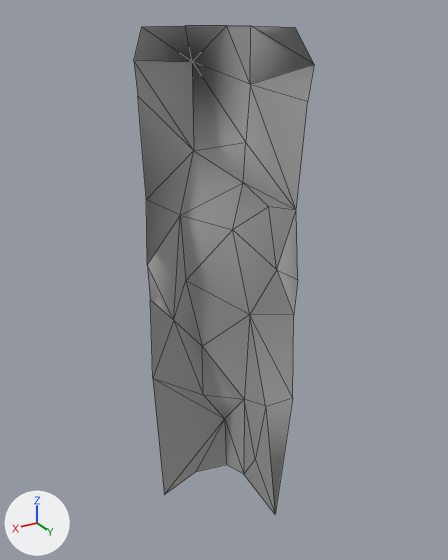
An edit to the glTF model Rogue-Robots/Assets/Models/ModularBlocks/WallInnerCorner.gltf, drawn before and after from the same camera.
One viewpoint serves both versions: a 50 mm camera at (4.8, 6.76, 5.1) aimed at (1.88, 1.89, 2.67). The axes (+X, +Y, +Z) are drawn at lower left. The lights are the same throughout. Mesh edges are drawn as thin lines. Vertices at the same position are counted once.

Objects in the first picture: 'WallInnerCorner'.
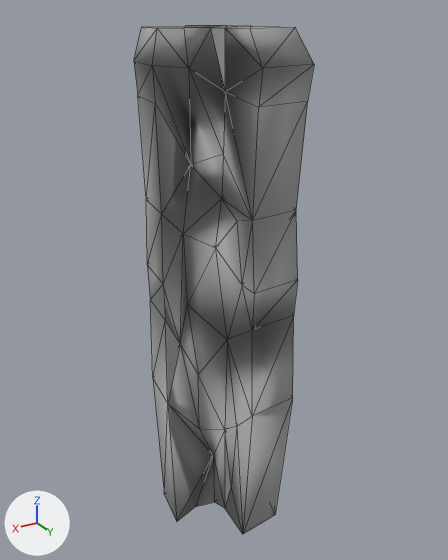
The change, as JSON lines over the scene's bpy script:
```json
{"block": "me_scene_072", "where": "# used by ob_wallinnercorner; location = (0.0, 0.0, 0.0)"}
{"op": "remove", "block": "me_scene_072", "code": "me_scene_072.from_pydata(...)  # 41 vertices, 56 faces; spans x 1.38..2.5, y 1.28..2.5, z 0.0..5.0"}
{"op": "add", "block": "me_scene_072", "code": "me_scene_072.from_pydata(...)  # 80 vertices, 276 faces; spans x 1.38..2.57, y 1.28..2.55, z -0.01..5.0"}
{"block": "me_scene_072", "change": "me_scene_072 part 1"}
{"block": "me_scene_072", "change": "1 vertex is removed from x 1.59, y 2.5, z 0.0"}
{"block": "me_scene_072", "change": "2 faces are deleted"}
{"block": "me_scene_072", "change": "40 vertices are added at x 1.93..2.57, y 1.85..2.55, z -0.01..4.99"}
{"block": "me_scene_072", "change": "63 new faces join them, mat_pp_standard_material_025 (picture img_pp_color_palette)"}
{"block": "me_scene_072", "change": "62 new faces join them, mat_pp_standard_material_026 (picture img_pp_color_palette)"}
{"block": "me_scene_072", "change": "90 new faces join them, mat_pp_standard_material_031 (picture img_pp_color_palette)"}
{"block": "me_scene_072", "change": "7 new faces join them, mat_pp_standard_material_032 (picture img_pp_color_palette)"}
```

Boxes (x1, y1, x2, y2) around the edits, measured in the pictures (448 x 560 px):
```json
{"object": "WallInnerCorner", "change": "reshaped", "before": [134, 26, 314, 514], "after": [134, 26, 314, 534]}
{"part": 1, "of": "me_scene_072", "change": "built on", "before": [244, 408, 275, 514], "after": [134, 26, 314, 534]}
```
